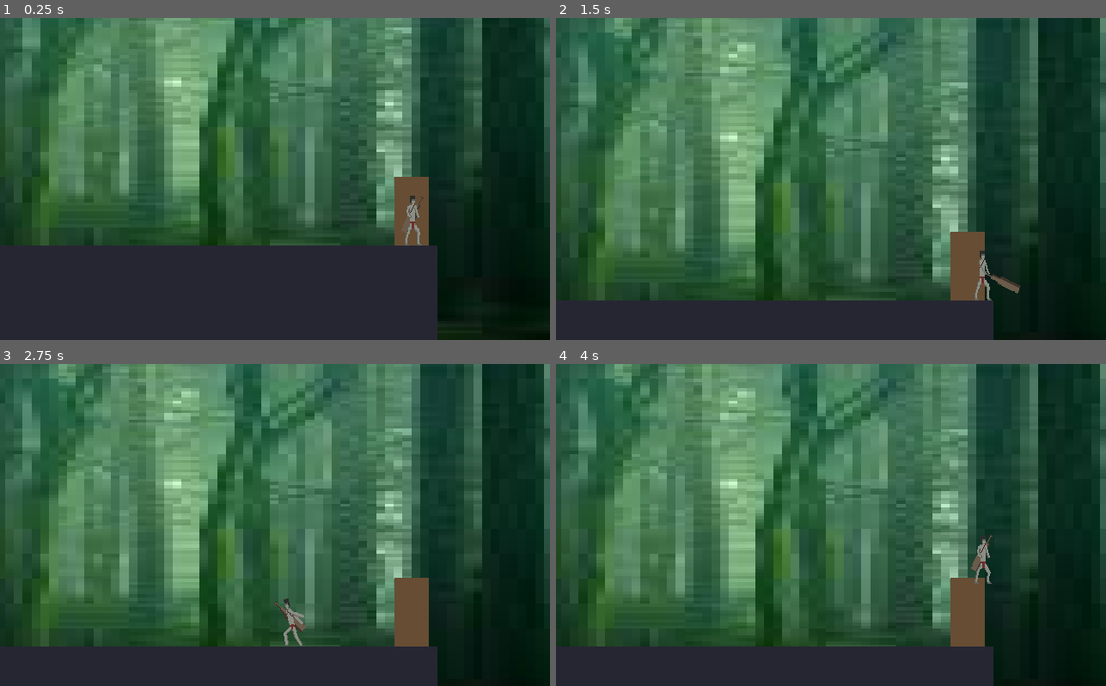
Above: before the commit, frames 1-4 (two rows, left to right).
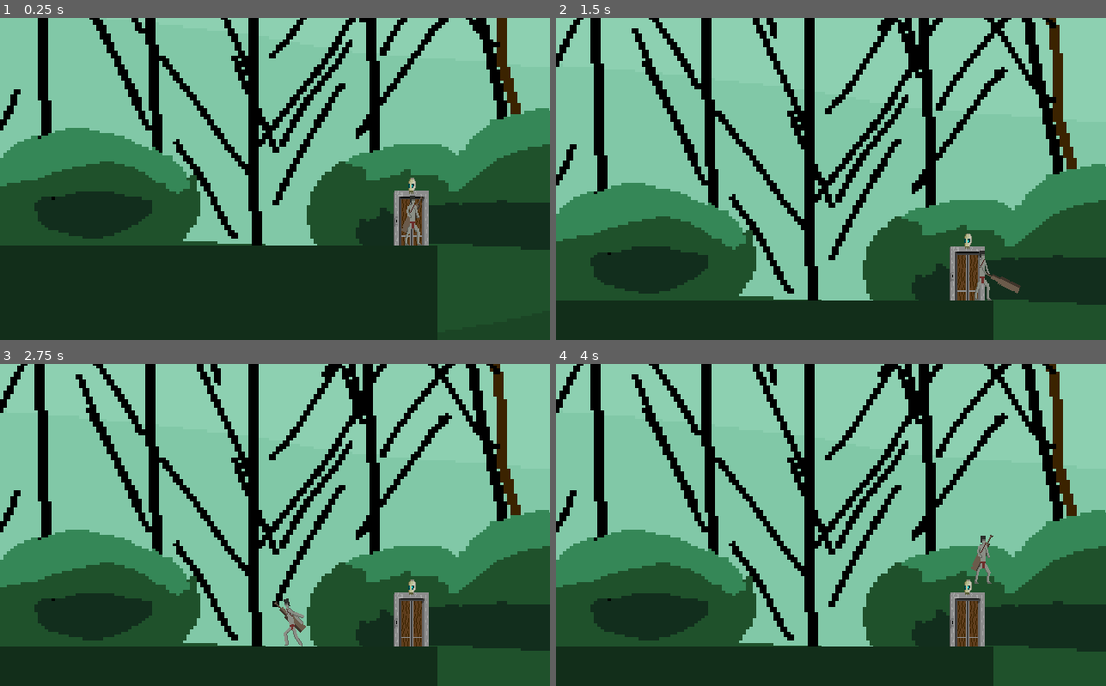
Above: after the commit, the same moments.

Repository: vydramain/Comfymaid
Game: Godot game, scene res://scenes/Main.tscn
Two runs of this game, one before a commit and one after it. Both use one fixed random seed, a clock stepped at 60 frames per second and the inputs below. Sound files missing from this copy of the repository are replaced by a short silence.
Inputs:
- Up to frame 1 (0.25 s): no input
- Up to frame 2 (1.5 s): tap Enter at 0.5 s; hold K (interact) 0.53-1.28 s; hold D (move_right) from 0.53 s (still down); tap Space (jump) at 0.77 s; tap J (attack) at 1.35 s
- Up to frame 3 (2.75 s): tap Space (jump) at 1.52 s; tap K (interact) at 1.55 s; release D (move_right) at 2.03 s; hold A (move_left) from 2.03 s (still down); hold K (interact) from 2.03 s (still down)
- Up to frame 4 (4 s): release A (move_left) at 2.78 s; release K (interact) at 2.78 s; hold D (move_right) from 2.78 s (still down); tap K (interact) at 2.85 s; tap Space (jump) at 3.02, 3.77 s; hold K (interact) from 3.53 s (still down); tap J (attack) at 3.6 s

The runs differ from the first frame. In frame 1, 89% of the frame differs, in the area x 0-100%, y 0-100%; in frame 2, 89%; in frame 3, 89%; in frame 4, 89%.

Commit message:
fix: JAM game compiioin changes

Diff:
--- a/scenes/BossRoom.tscn
+++ b/scenes/BossRoom.tscn
@@ -1,9 +1,9 @@
 [gd_scene load_steps=7 format=3 uid="uid://cpxq8xcwol1wq"]
 
 [ext_resource type="PackedScene" uid="uid://cpxq8yckom11q" path="res://scenes/Boss.tscn" id="1"]
-[ext_resource type="Texture2D" uid="uid://d3h1w1h3c06je" path="res://assets/sprites/cave_back.jpg" id="1_5g46w"]
+[ext_resource type="Texture2D" uid="uid://7kykclyblehj" path="res://assets/sprites/cave_back.png" id="1_5g46w"]
 [ext_resource type="PackedScene" uid="uid://bjdu056pv45ik" path="res://scenes/MechanicWord.tscn" id="2"]
-[ext_resource type="PackedScene" path="res://scenes/Door.tscn" id="3"]
+[ext_resource type="PackedScene" uid="uid://5lymwsiiobny" path="res://scenes/Door.tscn" id="3"]
 
 [sub_resource type="RectangleShape2D" id="1"]
 size = Vector2(1750, 40)
@@ -16,8 +16,8 @@
 [node name="Background" type="Sprite2D" parent="."]
 texture_filter = 1
 texture_repeat = 1
-position = Vector2(11, -156)
-scale = Vector2(6.822259, 5.1845236)
+position = Vector2(18.576355, -39.375015)
+scale = Vector2(14.586804, 10.747023)
 texture = ExtResource("1_5g46w")
 
 [node name="CameraBounds" type="Node2D" parent="."]
@@ -119,7 +119,8 @@
 [node name="MechanicWord" parent="." instance=ExtResource("2")]
 z_index = 0
 z_as_relative = true
-position = Vector2(0, -200)
+position = Vector2(-3, -206)
 
 [node name="ExitDoor" parent="." instance=ExtResource("3")]
 position = Vector2(-841, 200)
+target_scene = "Hub"
--- a/scenes/Door.tscn
+++ b/scenes/Door.tscn
@@ -1,20 +1,24 @@
-[gd_scene load_steps=3 format=3 uid="uid://5lymwsiiobny"]
+[gd_scene load_steps=5 format=3 uid="uid://5lymwsiiobny"]
 
-[ext_resource type="Script" path="res://scripts/interactable.gd" id=1]
+[ext_resource type="Script" uid="uid://bp23ffhsiwxxs" path="res://scripts/interactable.gd" id="1"]
+[ext_resource type="Texture2D" uid="uid://dv5uckcrxunx2" path="res://assets/sprites/gate_closed.png" id="2_eyv6f"]
+[ext_resource type="Texture2D" uid="uid://dk62tt6wuj3x8" path="res://assets/sprites/gate_open.png" id="3_6bq1w"]
 
-[sub_resource type="RectangleShape2D" id=1]
+[sub_resource type="RectangleShape2D" id="1"]
 size = Vector2(60, 80)
 
 [node name="Door" type="Area2D"]
 script = ExtResource("1")
+prompt_text = "{INTERACT} Enter"
 interaction_type = "door"
-prompt_text = "{INTERACT} Enter"
+open_texture = ExtResource("3_6bq1w")
+closed_texture = ExtResource("2_eyv6f")
 
 [node name="CollisionShape2D" type="CollisionShape2D" parent="."]
 shape = SubResource("1")
-position = Vector2(0, 0)
 
-[node name="DoorVisual" type="ColorRect" parent="."]
-color = Color(0.4, 0.3, 0.2, 1)
-size = Vector2(40, 80)
-position = Vector2(-20, -40)
+[node name="Sprite2D" type="Sprite2D" parent="."]
+texture_filter = 1
+texture_repeat = 1
+scale = Vector2(1, 1.6666667)
+texture = ExtResource("2_eyv6f")
--- a/scenes/Hub.tscn
+++ b/scenes/Hub.tscn
@@ -1,8 +1,9 @@
-[gd_scene load_steps=5 format=3 uid="uid://b2b4yyl7qwnu7"]
+[gd_scene load_steps=6 format=3 uid="uid://b2b4yyl7qwnu7"]
 
 [ext_resource type="PackedScene" uid="uid://ctyxbgvitqjo3" path="res://scenes/Guardian.tscn" id="1"]
-[ext_resource type="Texture2D" uid="uid://blt82xv7cn06e" path="res://assets/sprites/hub_back.jpg" id="1_4qglb"]
-[ext_resource type="PackedScene" path="res://scenes/Door.tscn" id="2"]
+[ext_resource type="Texture2D" uid="uid://cks5qdtuwfcrn" path="res://assets/sprites/back_forest.png" id="1_4qglb"]
+[ext_resource type="PackedScene" uid="uid://5lymwsiiobny" path="res://scenes/Door.tscn" id="2"]
+[ext_resource type="Texture2D" uid="uid://dah70uvah6kw1" path="res://assets/sprites/bonfire.png" id="2_7f5op"]
 
 [sub_resource type="RectangleShape2D" id="1"]
 size = Vector2(1500, 40)
@@ -12,20 +13,9 @@
 [node name="Background" type="Sprite2D" parent="."]
 texture_filter = 1
 texture_repeat = 1
-position = Vector2(-5.0000005, 48)
-scale = Vector2(10.27914, 3.6391754)
+position = Vector2(0, -79)
+scale = Vector2(4.0164065, 3.224921)
 texture = ExtResource("1_4qglb")
-
-[node name="CameraBounds" type="Node2D" parent="."]
-
-[node name="BoundsRect" type="ReferenceRect" parent="CameraBounds"]
-offset_left = -950.0
-offset_top = -260.0
-offset_right = 950.0
-offset_bottom = 323.0
-
-[node name="PlayerSpawn" type="Marker2D" parent="."]
-position = Vector2(721, 200)
 
 [node name="Floor" type="StaticBody2D" parent="."]
 
@@ -48,7 +38,24 @@
 offset_top = 240.0
 offset_right = 750.0
 offset_bottom = 402.0
-color = Color(0.15, 0.15, 0.2, 1)
+color = Color(0.07035159, 0.18238586, 0.10349289, 1)
+
+[node name="Bonfire" type="Sprite2D" parent="."]
+texture_filter = 1
+texture_repeat = 1
+position = Vector2(-629, 226)
+texture = ExtResource("2_7f5op")
+
+[node name="CameraBounds" type="Node2D" parent="."]
+
+[node name="BoundsRect" type="ReferenceRect" parent="CameraBounds"]
+offset_left = -950.0
+offset_top = -260.0
+offset_right = 950.0
+offset_bottom = 323.0
+
+[node name="PlayerSpawn" type="Marker2D" parent="."]
+position = Vector2(721, 200)
 
 [node name="Guardian" parent="." instance=ExtResource("1")]
 position = Vector2(-726, 240)
--- a/scripts/audio_director.gd
+++ b/scripts/audio_director.gd
@@ -5,13 +5,13 @@
 static var instance: Node
 
 const SEGMENT_FALLBACK_LENGTH := 4.0
-const HUB_LAYER_MAX_DISTANCE := 420.0
+const HUB_LAYER_MAX_DISTANCE := 840.0
 const HUB_LAYER_BASE_DB := -8.0
 const HUB_LAYER_SILENT_DB := -80.0
 const HUB_LAYER2_MIN_DB := -26.0
-const HUB_LAYER2_MAX_DB := -2.0
+const HUB_LAYER2_MAX_DB := -10.0
 const HUB_LAYER3_MIN_DB := -38.0
-const HUB_LAYER3_MAX_DB := -4.0
+const HUB_LAYER3_MAX_DB := -10.0
 const BOSS_LAYER_DB := -6.0
 
 const HUB_LAYER1_INTRO_PATH := "res://assets/music/hub_layer_1_intro.mp3"
@@ -95,12 +95,14 @@
 		_start_boss_intro()
 
 func stop_all_music() -> void:
+	if _fade_tween and _fade_tween.is_running():
+		_fade_tween.kill()
+	_transition_fading = false
 	hub_layer1.stop()
 	hub_layer2.stop()
 	hub_layer3.stop()
 	boss_layer1.stop()
 	boss_layer2.stop()
-	_transition_fading = false
 
 func stop_boss_music() -> void:
 	_boss_music_enabled = false
@@ -111,6 +113,9 @@
 	if _current_scene != "BossRoom":
 		return
 	_boss_music_enabled = true
+	if not boss_layer1.playing:
+		_boss_mode = _boss_mode_target
+		_restart_boss_layers()
 
 func fade_out_all(duration: float) -> void:
 	_transition_fading = true
@@ -238,8 +243,8 @@
 		_boss_last_layer1_path = BOSS_LAYER1_INTRO_PATH
 		_boss_last_layer2_path = BOSS_LAYER2_INTRO_PATH
 	else:
-		_boss_last_layer1_path = _pick_random(BOSS_LAYER1_BASE_PATHS)
-		_boss_last_layer2_path = _pick_random(BOSS_LAYER2_BASE_PATHS)
+		_boss_last_layer1_path = _pick_random_excluding(BOSS_LAYER1_BASE_PATHS, _boss_last_layer1_path)
+		_boss_last_layer2_path = _pick_random_excluding(BOSS_LAYER2_BASE_PATHS, _boss_last_layer2_path)
 	boss_layer1.stream = _get_stream(_boss_last_layer1_path)
 	boss_layer2.stream = _get_stream(_boss_last_layer2_path)
 	if not keep_volume:
@@ -253,16 +258,25 @@
 		return
 	if not _boss_music_enabled or _transition_fading:
 		return
-	if _boss_last_layer2_path == "":
-		return
-	boss_layer2.stream = _get_stream(_boss_last_layer2_path)
-	boss_layer2.volume_db = BOSS_LAYER_DB
-	boss_layer2.play()
+	# Keep layer2 idle until the master restarts both layers on the boundary.
+	return
 
 func _pick_random(paths: Array) -> String:
 	if paths.is_empty():
 		return ""
 	return paths[_rng.randi_range(0, paths.size() - 1)]
+
+func _pick_random_excluding(paths: Array, last_path: String) -> String:
+	if paths.is_empty():
+		return ""
+	if paths.size() == 1:
+		return paths[0]
+	var next := last_path
+	var safety := 0
+	while next == last_path and safety < 8:
+		next = paths[_rng.randi_range(0, paths.size() - 1)]
+		safety += 1
+	return next
 
 func _update_boss_visibility() -> void:
 	var player := SceneManager.instance.player if SceneManager.instance else null
@@ -280,8 +294,7 @@
 	var visible := rect.has_point(boss.global_position)
 	if visible != _boss_visible:
 		_boss_visible = visible
-		if _boss_music_enabled:
-			_boss_mode_target = "base" if _boss_visible else "intro"
+		_boss_mode_target = "base" if _boss_visible else "intro"
 
 func _get_master_player() -> AudioStreamPlayer:
 	return hub_layer1 if _current_scene == "Hub" else boss_layer1 if _current_scene == "BossRoom" else null
--- a/scripts/game_director.gd
+++ b/scripts/game_director.gd
@@ -34,6 +34,7 @@
 var boss_revived_once := false
 var guardian_intro_done := false
 var guardian_post_dialogue_done := false
+var guardian_death_hint_pending := false
 var world_reset_count := 0
 
 var state: GameState = GameState.HUB_FREE
@@ -175,6 +176,7 @@
 		return
 	state = GameState.RESET
 	_reset_run_flags()
+	guardian_death_hint_pending = true
 	await request_scene_change("Hub", "PlayerSpawn")
 
 func _reset_run_flags() -> void:
@@ -183,6 +185,7 @@
 	boss_revived_once = false
 	guardian_intro_done = false
 	guardian_post_dialogue_done = false
+	guardian_death_hint_pending = false
 
 func notify_boss_revive() -> void:
 	if not boss_revived_once:
--- a/scripts/guardian.gd
+++ b/scripts/guardian.gd
@@ -13,6 +13,10 @@
 	"Я не помню, что было до этого.",
 	"Но ты можешь спуститься.",
 	"Попробуй спуститься."
+]
+@export var death_hint_lines: Array[String] = [
+	"Ты снова здесь.",
+	"Пробуй. Снова и снова."
 ]
 @export var post_boss_lines: Array[String] = [
 	"Ты повлиял на баланс сил в мире.",
@@ -53,6 +57,10 @@
 
 func _play_pre_boss() -> void:
 	var dialogue: Node = GameDirector.instance.dialogue_ui
+	if GameDirector.instance.guardian_death_hint_pending:
+		dialogue.start_dialogue(death_hint_lines)
+		GameDirector.instance.guardian_death_hint_pending = false
+		return
 	if not GameDirector.instance.guardian_intro_done:
 		dialogue.start_dialogue(pre_boss_lines)
 		dialogue.dialogue_finished.connect(_on_intro_finished, CONNECT_ONE_SHOT)
--- a/scripts/interactable.gd
+++ b/scripts/interactable.gd
@@ -7,11 +7,26 @@
 @export var requires_guardian_intro := false
 @export var forward_to_parent := false
 @export var enabled := true
+@export var open_texture: Texture2D
+@export var closed_texture: Texture2D
 
 signal interacted(interactor: Node)
 
+var _sprite: Sprite2D
+var _last_open_state := false
+
 func _ready() -> void:
     add_to_group("interactable")
+    _sprite = get_node_or_null("Sprite2D") as Sprite2D
+    if _sprite and closed_texture == null:
+        closed_texture = _sprite.texture
+    _last_open_state = not is_enabled()
+    _sync_visuals()
+
+func _process(_delta: float) -> void:
+    if interaction_type != "door" or _sprite == null:
+        return
+    _sync_visuals()
 
 func is_enabled() -> bool:
     if not enabled:
@@ -39,3 +54,14 @@
     elif interaction_type == "reset":
         if GameDirector.instance:
             GameDirector.instance.request_reset()
+
+func _sync_visuals() -> void:
+    if _sprite == null or (open_texture == null and closed_texture == null):
+        return
+    var open_state := is_enabled()
+    if _last_open_state == open_state:
+        return
+    var desired := open_texture if open_state else closed_texture
+    if desired != null and _sprite.texture != desired:
+        _sprite.texture = desired
+    _last_open_state = open_state
--- a/scripts/mechanic_word.gd
+++ b/scripts/mechanic_word.gd
@@ -10,7 +10,16 @@
 @onready var backdrop: ColorRect = $Backdrop
 
 func _ready() -> void:
-	_set_visible(false)
+	if GameDirector.instance and GameDirector.instance.mechanic_broken:
+		_apply_broken_state()
+	else:
+		_set_visible(false)
+
+func _process(_delta: float) -> void:
+	if _enabled or _broken:
+		return
+	if GameDirector.instance and GameDirector.instance.boss_revived_once:
+		enable_word()
 
 func enable_word() -> void:
 	if _broken:
@@ -49,6 +58,18 @@
 	tween.tween_property(self, "scale", Vector2.ONE, 0.18)
 	_flash_break()
 
+func _apply_broken_state() -> void:
+	_enabled = true
+	_broken = true
+	full_label.visible = false
+	left_label.visible = true
+	right_label.visible = true
+	hurt_area.monitoring = false
+	if backdrop:
+		backdrop.visible = true
+	left_label.position = Vector2(-12, 0)
+	right_label.position = Vector2(12, 0)
+
 func _pulse_visible() -> void:
 	var tween := create_tween()
 	tween.tween_property(self, "modulate", Color(1.4, 1.4, 1.4), 0.08)
--- a/scripts/prompt_ui.gd
+++ b/scripts/prompt_ui.gd
@@ -14,7 +14,8 @@
     var camera := get_viewport().get_camera_2d()
     var viewport_size := get_viewport_rect().size
     if camera:
-        var screen_pos := world_position - camera.global_position + viewport_size * 0.5
+        var center := camera.get_screen_center_position()
+        var screen_pos := (world_position - center) * camera.zoom + viewport_size * 0.5
         position = screen_pos
     else:
         position = viewport_size * 0.5
Binary file added: assets/sprites/back_forest.png
Not shown, added: assets/sprites/back_forest.png.import
Binary file added: assets/sprites/bonfire.png
Not shown, added: assets/sprites/bonfire.png.import
Binary file removed: assets/sprites/cave_back.jpg
Binary file added: assets/sprites/cave_back.png
Not shown, added: assets/sprites/cave_back.png.import
Binary file added: assets/sprites/gate_closed.png
Not shown, changed: assets/sprites/gate_closed.png.import
Binary file added: assets/sprites/gate_open.png
Not shown, changed: assets/sprites/gate_open.png.import
Binary file removed: assets/sprites/hub_back.jpg
